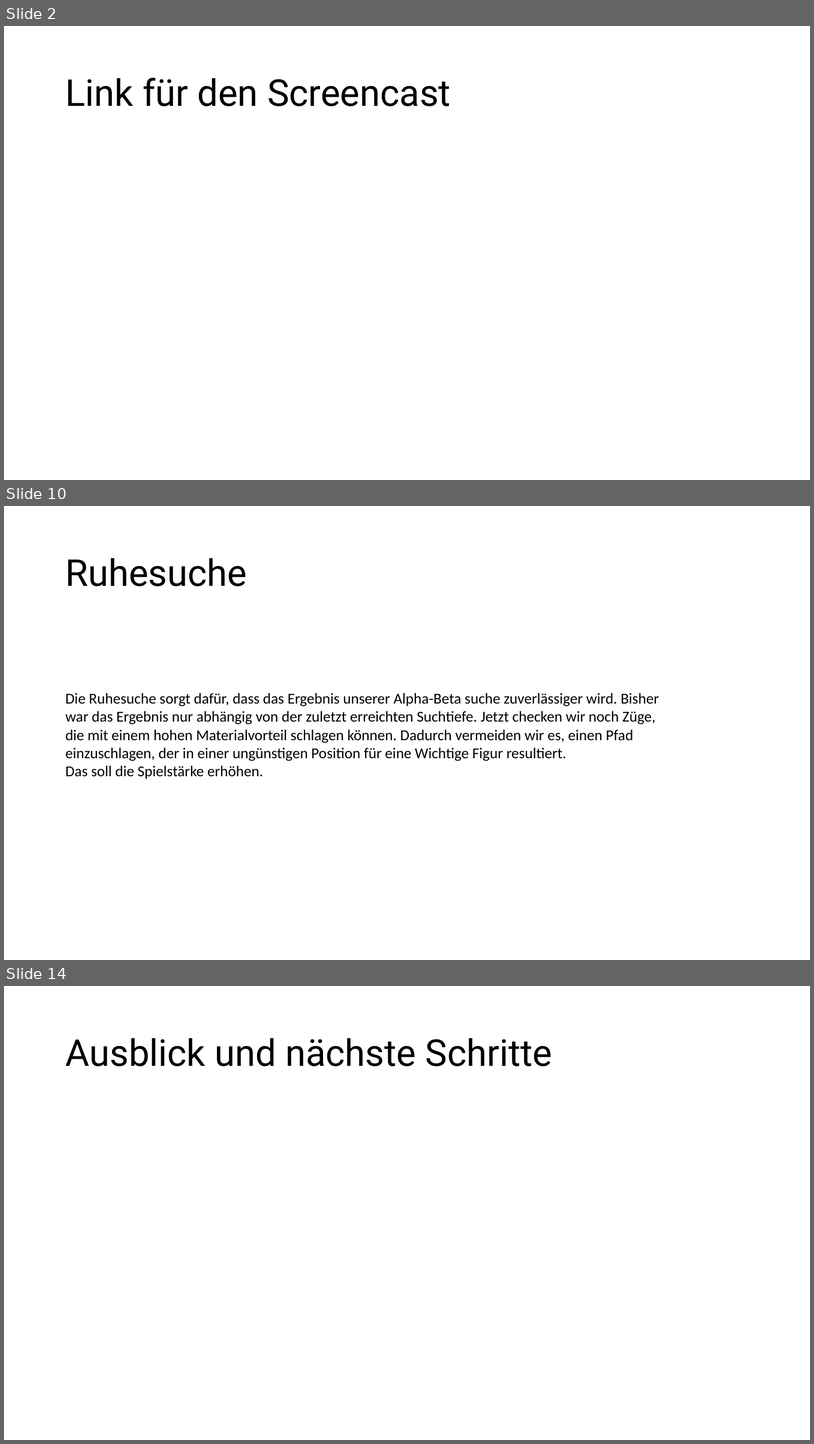
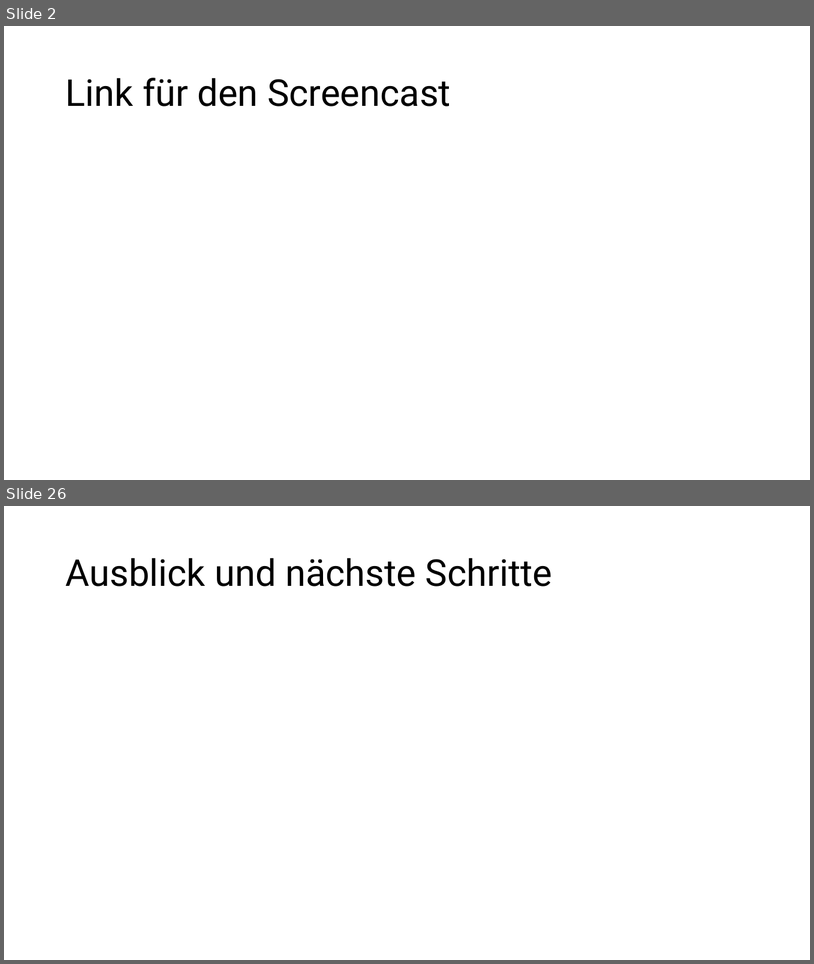
Before and after one commit to patrickzda/chess_engine, a slide deck: presentations/PJ_KI_MST3.pptx. Shown one above the other, each under a label of ours: slides 2, 10 and 14 before the commit, slides 2 and 26 after it; the slides between them are not shown. The pictures are 814x1444 and 814x964 pixels, drawn with LibreOffice and Linux fonts; fonts in the diff are those of the drawing. Boxes give left, top, right and bottom in pixels: in the first picture for what was removed or moved away, otherwise in the second. Text is boxed around its words. In the diff, an @@ line names an element or a change of style, - is before the commit and + after.

```diff
--- a/presentations/PJ_KI_MST3.pptx
+++ b/presentations/PJ_KI_MST3.pptx
@@ slide 10 removed at <box>4,506,810,960</box>, background #FFFFFF @@
@@ title removed at <box>65,558,247,586</box> @@
-Ruhesuche
@@ text removed at <box>65,693,659,778</box> @@
-Die Ruhesuche sorgt dafür, dass das Ergebnis unserer Alpha-Beta suche zuverlässiger wird. Bisher
-war das Ergebnis nur abhängig von der zuletzt erreichten Suchtiefe. Jetzt checken wir noch Züge,
-die mit einem hohen Materialvorteil schlagen können. Dadurch vermeiden wir es, einen Pfad
-einzuschlagen, der in einer ungünstigen Position für eine Wichtige Figur resultiert.
-Das soll die Spielstärke erhöhen.
@@ what was slide 14 is now slide 26 @@
```
Also in this commit, not shown: 3 slides changed, 20 slides added, 7 other slides removed.
